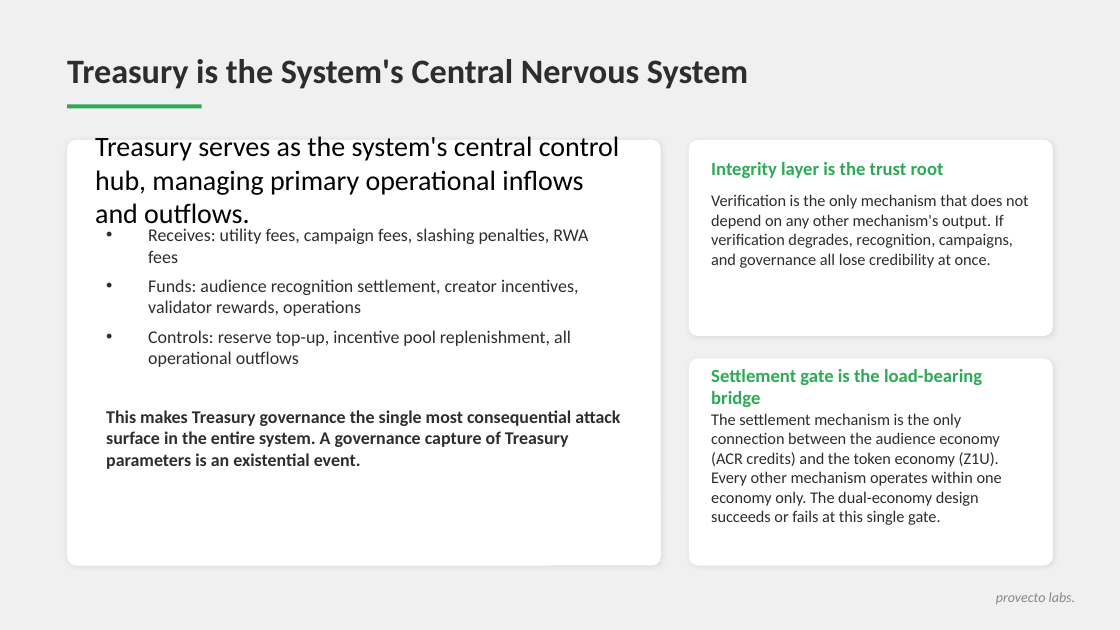
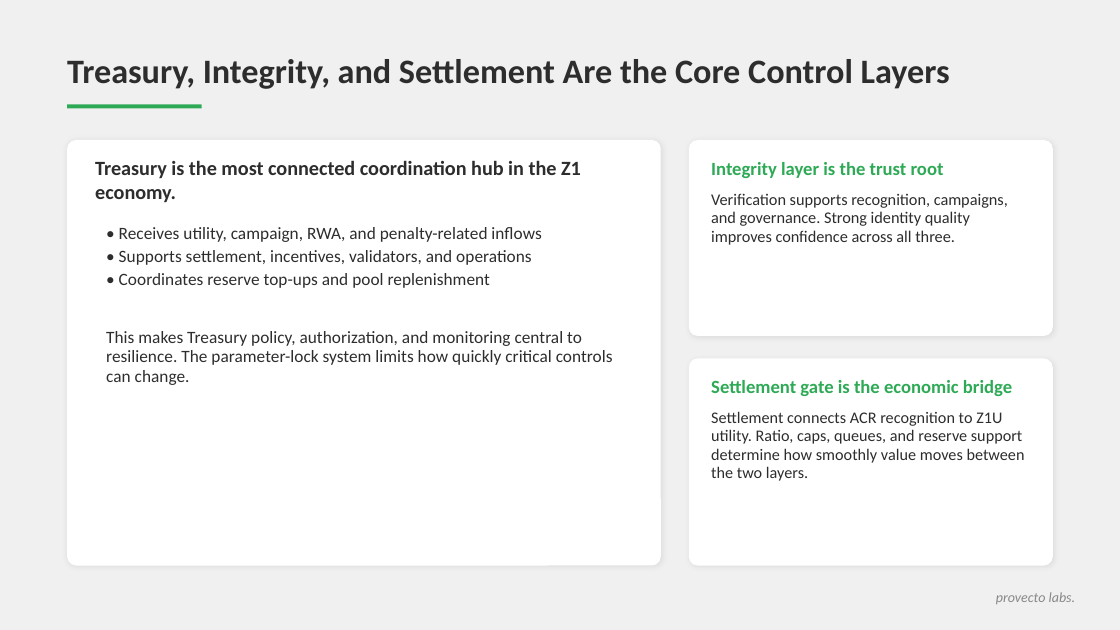
Before and after one commit to stelios12312312/TokenLab, a slide deck: slide 6 of docs_final/2026-06-23/z1_simulation_findings.pptx. Drawn at 1120x630 pixels with LibreOffice and Linux fonts; fonts in the diff are those of the drawing. Boxes give left, top, right and bottom in pixels: in the first picture for what was removed or moved away, otherwise in the second. Text is boxed around its words. In the diff, an @@ line names an element or a change of style, - is before the commit and + after.

```diff
--- a/docs_final/2026-06-23/z1_simulation_findings.pptx
+++ b/docs_final/2026-06-23/z1_simulation_findings.pptx
@@ text at (x1=67, y1=59, x2=950, y2=89): text changed @@
-Treasury is the System's Central Nervous System
+Treasury, Integrity, and Settlement Are the Core Control Layers
@@ text at (x1=95, y1=160, x2=581, y2=202): text changed; size 18 to 13 pt; text colour #000000 to #2D2D2D; bold on @@
-Treasury serves as the system's central control hub, managing primary operational inflows and outflows.
+Treasury is the most connected coordination hub in the Z1 economy.
@@ text at (x1=711, y1=193, x2=1008, y2=245): text changed @@
-Verification is the only mechanism that does not depend on any other mechanism's output. If verification degrades, recognition, campaigns, and governance all lose credibility at once.
+Verification supports recognition, campaigns, and governance. Strong identity quality improves confidence across all three.
@@ text at (x1=106, y1=227, x2=613, y2=385): text changed; size 11.5 to 11.1 pt @@
-• Receives: utility fees, campaign fees, slashing penalties, RWA fees
-• Funds: audience recognition settlement, creator incentives, validator rewards, operations
-• Controls: reserve top-up, incentive pool replenishment, all operational outflows
-This makes Treasury governance the single most consequential attack surface in the entire system. A governance capture of Treasury parameters is an existential event.
+• Receives utility, campaign, RWA, and penalty-related inflows
+• Supports settlement, incentives, validators, and operations
+• Coordinates reserve top-ups and pool replenishment
+This makes Treasury policy, authorization, and monitoring central to resilience. The parameter-lock system limits how quickly critical controls can change.
@@ text at (x1=711, y1=380, x2=1012, y2=396): text changed @@
-Settlement gate is the load-bearing bridge
+Settlement gate is the economic bridge
@@ text at (x1=711, y1=411, x2=1025, y2=481): text changed; size 10.5 to 10.4 pt @@
-The settlement mechanism is the only connection between the audience economy (ACR credits) and the token economy (Z1U). Every other mechanism operates within one economy only. The dual-economy design succeeds or fails at this single gate.
+Settlement connects ACR recognition to Z1U utility. Ratio, caps, queues, and reserve support determine how smoothly value moves between the two layers.
```
Also in this commit, not shown: 10 other slides changed, 43 other files.
